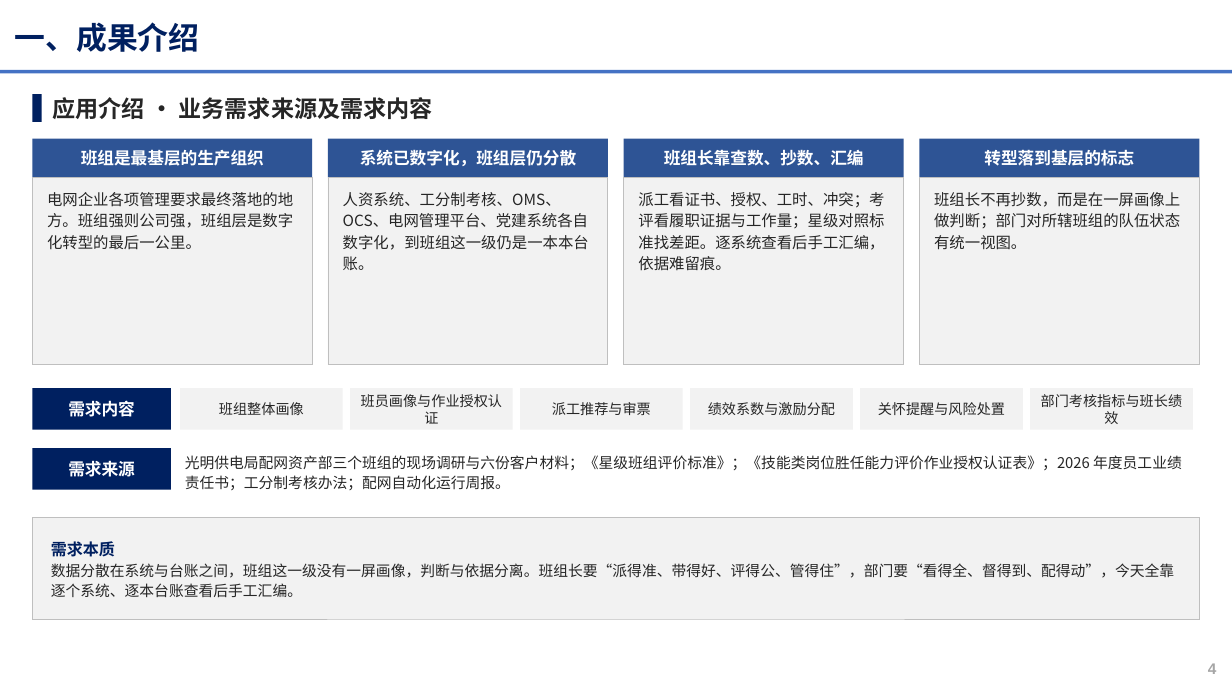
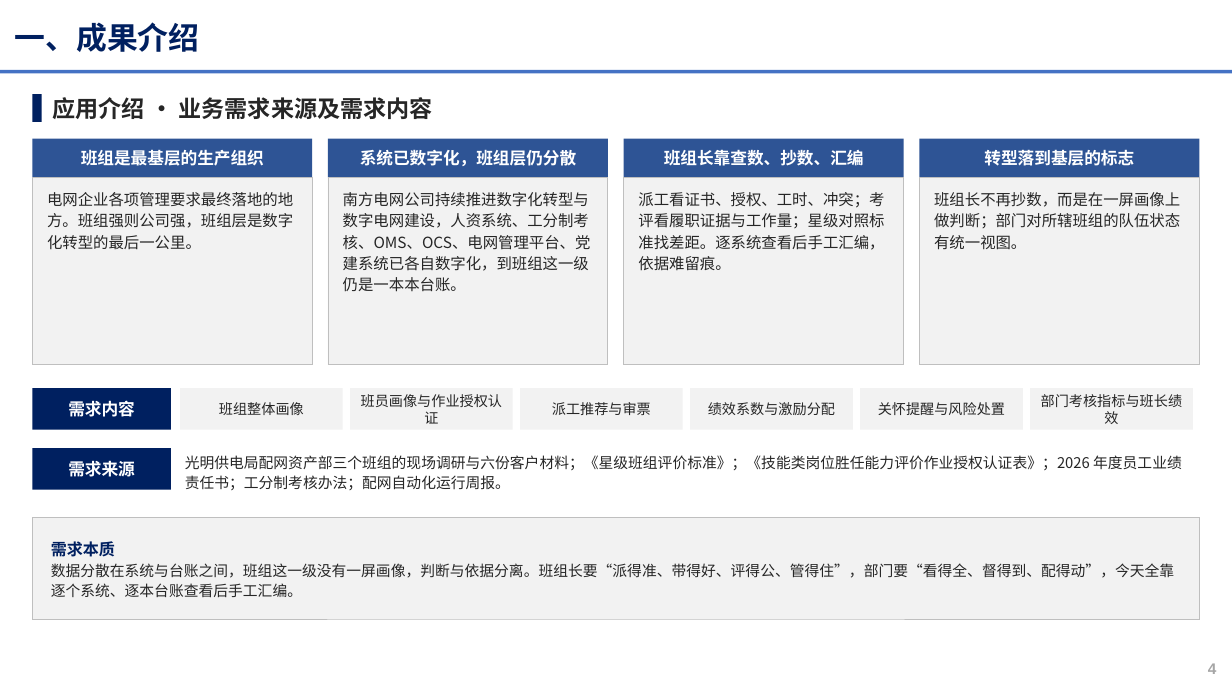
Before and after one commit to michael4949/-, a slide deck: slide 4 of xiaowatt/docs/正式交付物/申报PPT_高效班组管理助手_班组数字画像与班组长AI助手_V3.0.pptx. Drawn at 1232x693 pixels with LibreOffice and Linux fonts; fonts in the diff are those of the drawing; background and template pictures are left out. Boxes give left, top, right and bottom in pixels: in the first picture for what was removed or moved away, otherwise in the second. Text is boxed around its words. In the diff, an @@ line names an element or a change of style, - is before the commit and + after.

```diff
--- a/xiaowatt/docs/正式交付物/申报PPT_高效班组管理助手_班组数字画像与班组长AI助手_V3.0.pptx
+++ b/xiaowatt/docs/正式交付物/申报PPT_高效班组管理助手_班组数字画像与班组长AI助手_V3.0.pptx
@@ text at [343,192,591,292]: text changed @@
-人资系统、工分制考核、OMS、OCS、电网管理平台、党建系统各自数字化，到班组这一级仍是一本本台账。
+南方电网公司持续推进数字化转型与数字电网建设，人资系统、工分制考核、OMS、OCS、电网管理平台、党建系统已各自数字化，到班组这一级仍是一本本台账。
```
Also in this commit, not shown: 2 other slides changed, 2 slides added, 15 other files.
